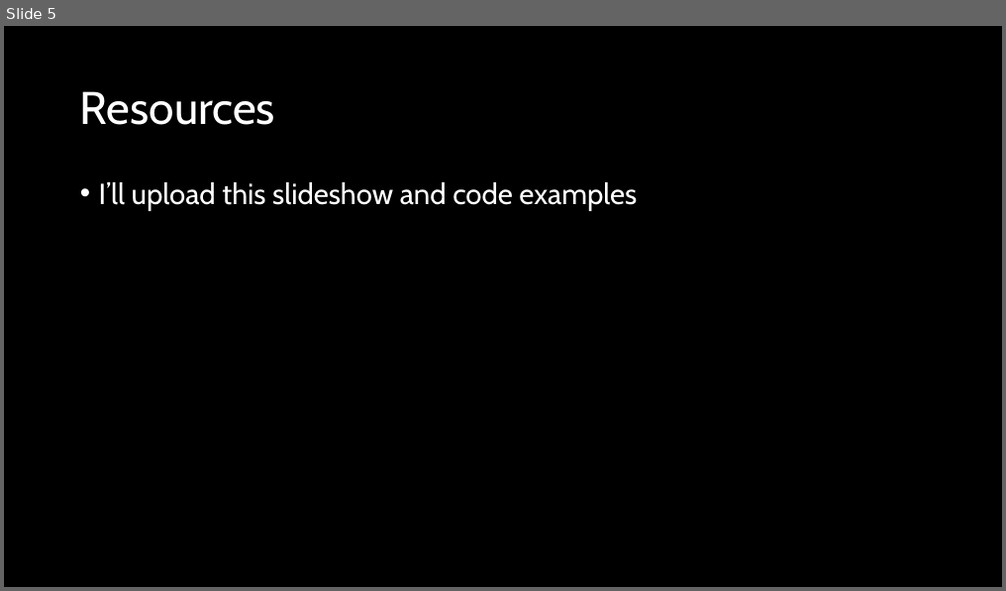
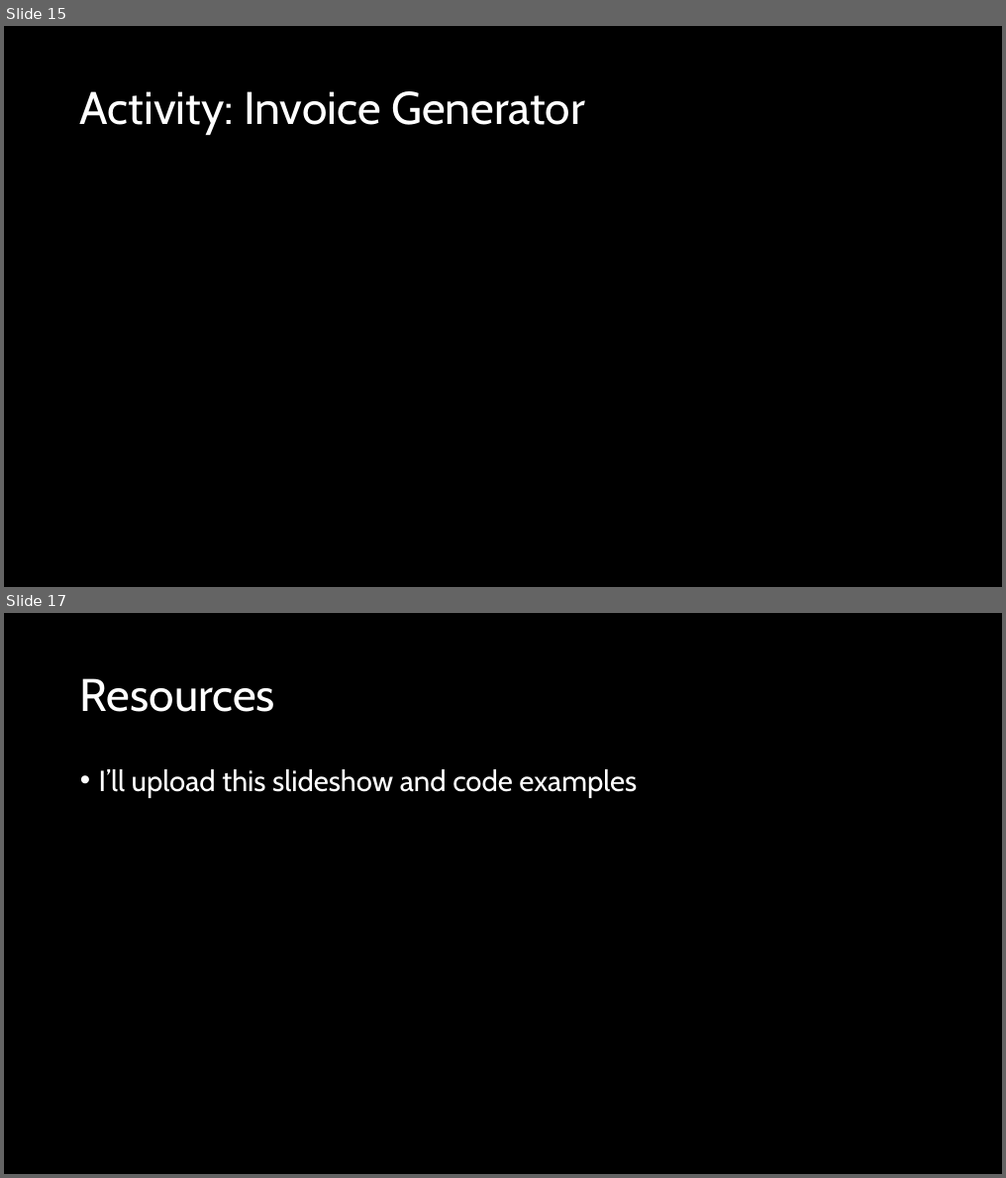
Before and after one commit to d-guh/computer-courses, a slide deck: intro-to-python/03/lesson-03.pptx. Shown one above the other, each under a label of ours: slide 5 before the commit, slides 15 and 17 after it; the slides between them are not shown. The pictures are 1006x591 and 1006x1178 pixels, drawn with LibreOffice and Linux fonts; fonts in the diff are those of the drawing; background and template pictures are left out. Boxes give left, top, right and bottom in pixels: in the first picture for what was removed or moved away, otherwise in the second. Text is boxed around its words. In the diff, an @@ line names an element or a change of style, - is before the commit and + after.

```diff
--- a/intro-to-python/03/lesson-03.pptx
+++ b/intro-to-python/03/lesson-03.pptx
@@ slide 15 added at (4, 26, 1002, 587), background #000000 @@
@@ title added at (80, 91, 585, 135), 44 pt, text #FFFFFF @@
+Activity: Invoice Generator
@@ what was slide 5 is now slide 17 @@
```
Also in this commit, not shown: 2 slides changed, 11 other slides added, 1 other file.
